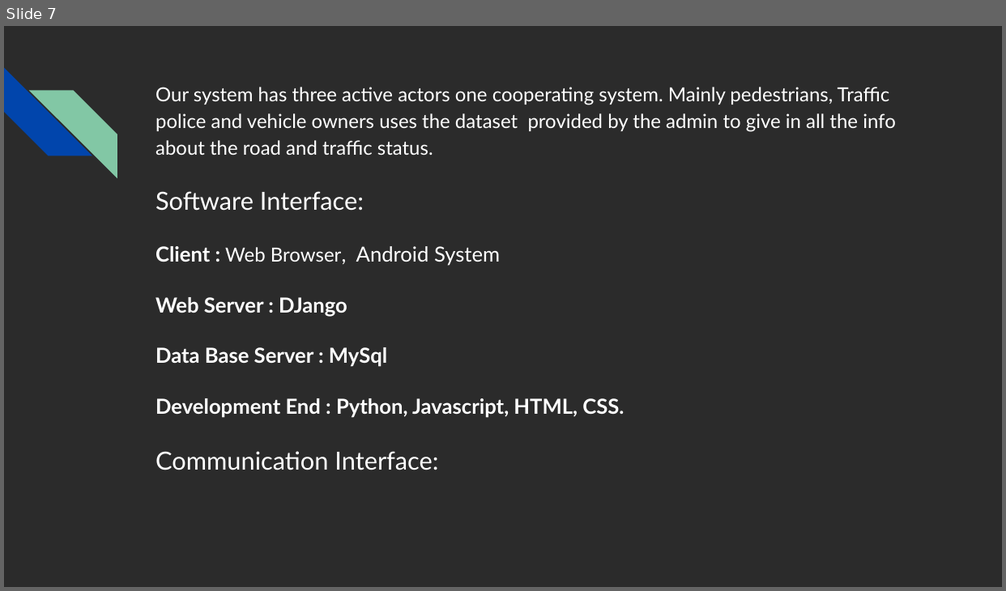
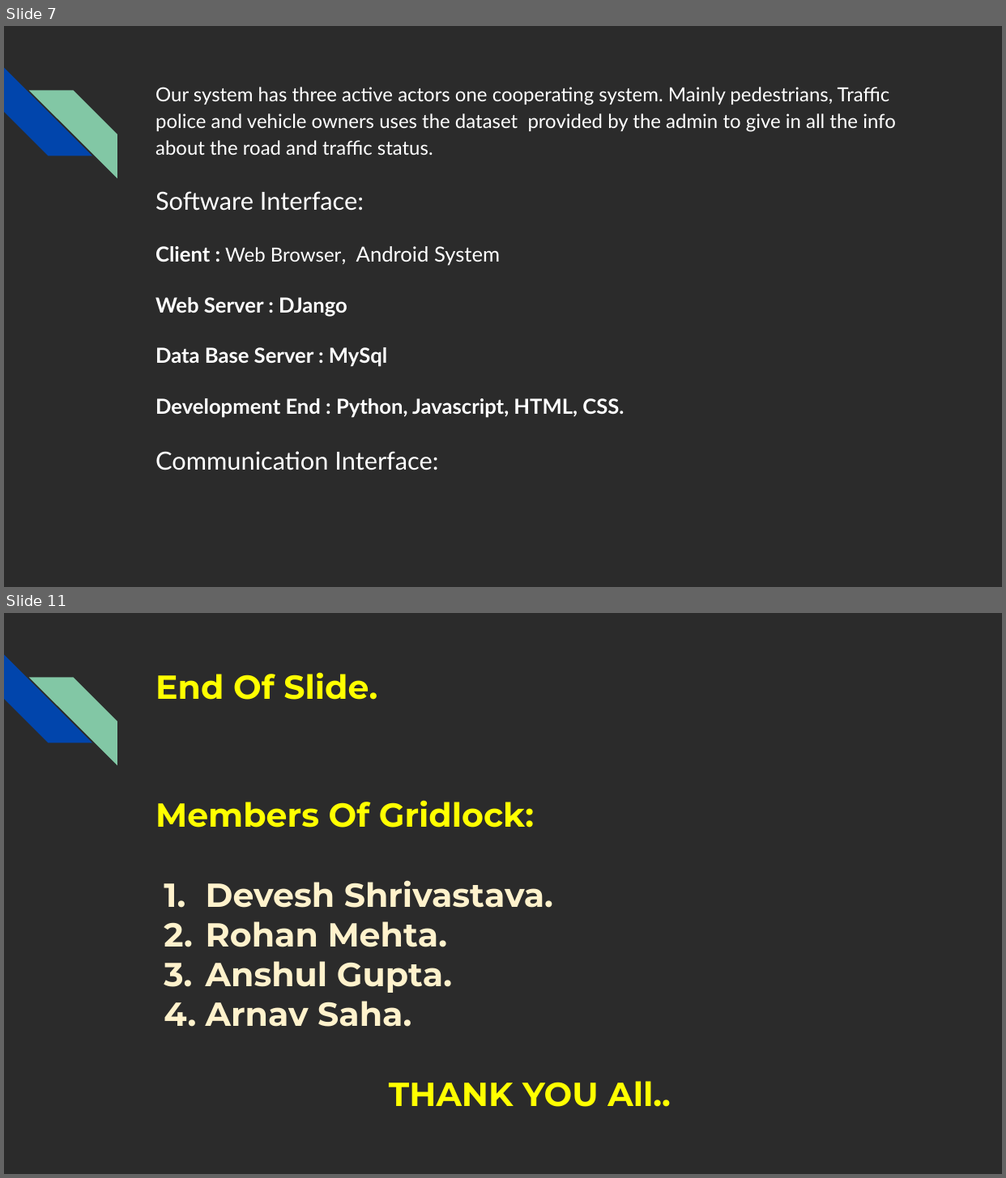
Before and after one commit to rhnmht30/endeavour-hackathon, a slide deck: Untitled presentation.pptx. Shown one above the other, each under a label of ours: slide 7 before the commit, slides 7 and 11 after it; the slides between them are not shown. The pictures are 1006x591 and 1006x1178 pixels, drawn with LibreOffice and Linux fonts; fonts in the diff are those of the drawing; background and template pictures are left out; a plain dark background stands for a picture behind light text. Boxes give left, top, right and bottom in pixels: in the first picture for what was removed or moved away, otherwise in the second. Text is boxed around its words. In the diff, an @@ line names an element or a change of style, - is before the commit and + after.

```diff
--- a/Untitled presentation.pptx
+++ b/Untitled presentation.pptx
@@ slide 11 added at (x1=4, y1=613, x2=1002, y2=1174), background picture (left out); not listed: 2 template elements that a slide beside it also shows @@
@@ title added at (x1=155, y1=672, x2=377, y2=700), 24 pt, text #FFFF00, bold @@
+End Of Slide.
@@ text added at (x1=155, y1=800, x2=671, y2=1107), 24 pt, text #FFF2CC, bold @@
+Members Of Gridlock:
+1. Devesh Shrivastava.
+2. Rohan Mehta.
+3. Anshul Gupta.
+4. Arnav Saha.
+THANK YOU All..
```
Also in this commit, not shown: 6 slides changed, 2 other slides added.
